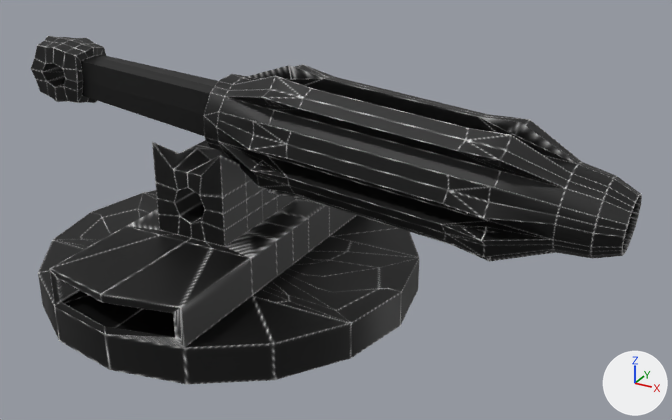
A saved change to the FBX model Keng/Models/Beam Blaster/BeamBlaster Shoot.fbx.
The view is the same before and after, from a camera (50 mm lens) standing at (318.0, -440.0, 285.0) and looking at (73.0, 6.0, 63.0). The lights are fixed; the arrows at lower right show +X, +Y and +Z. Where no turn or scale is listed for an object, it has been applied to the vertices.

Objects in the first picture: 'beamblaster_canon', 'beamblaster_connector', 'beamblaster_stand'.
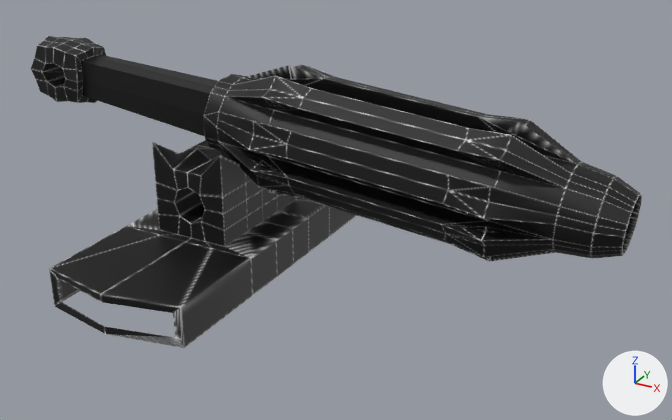
The change in detail:
Object 'beamblaster_stand' (ob_beamblaster_stand) is deleted.

Location of each change, (x1, y1, x2, y2) in pixels of the pictures (672 x 420 px):
'beamblaster_stand', deleted (black)
    before: (38, 190, 419, 385)
